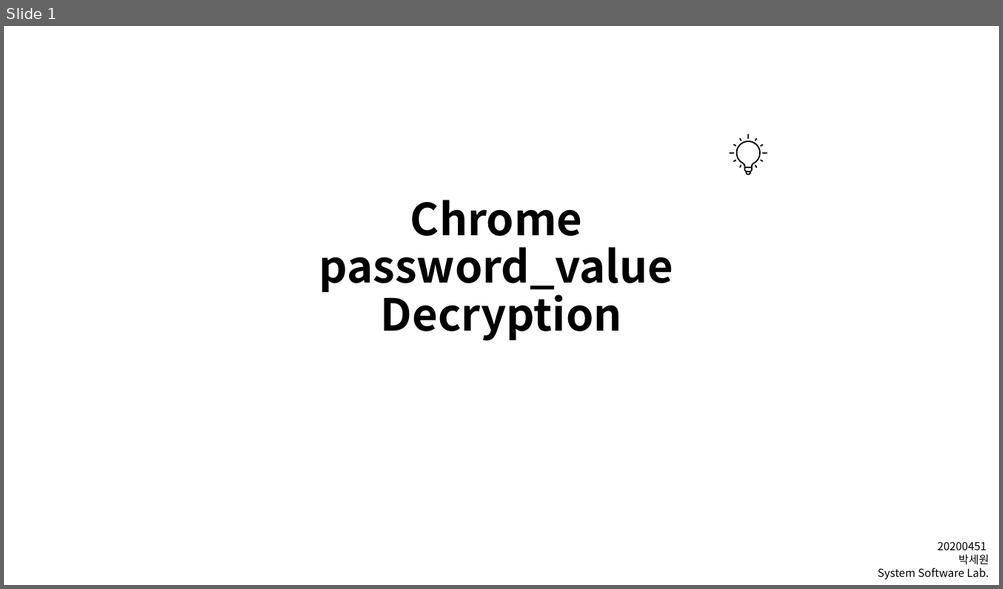
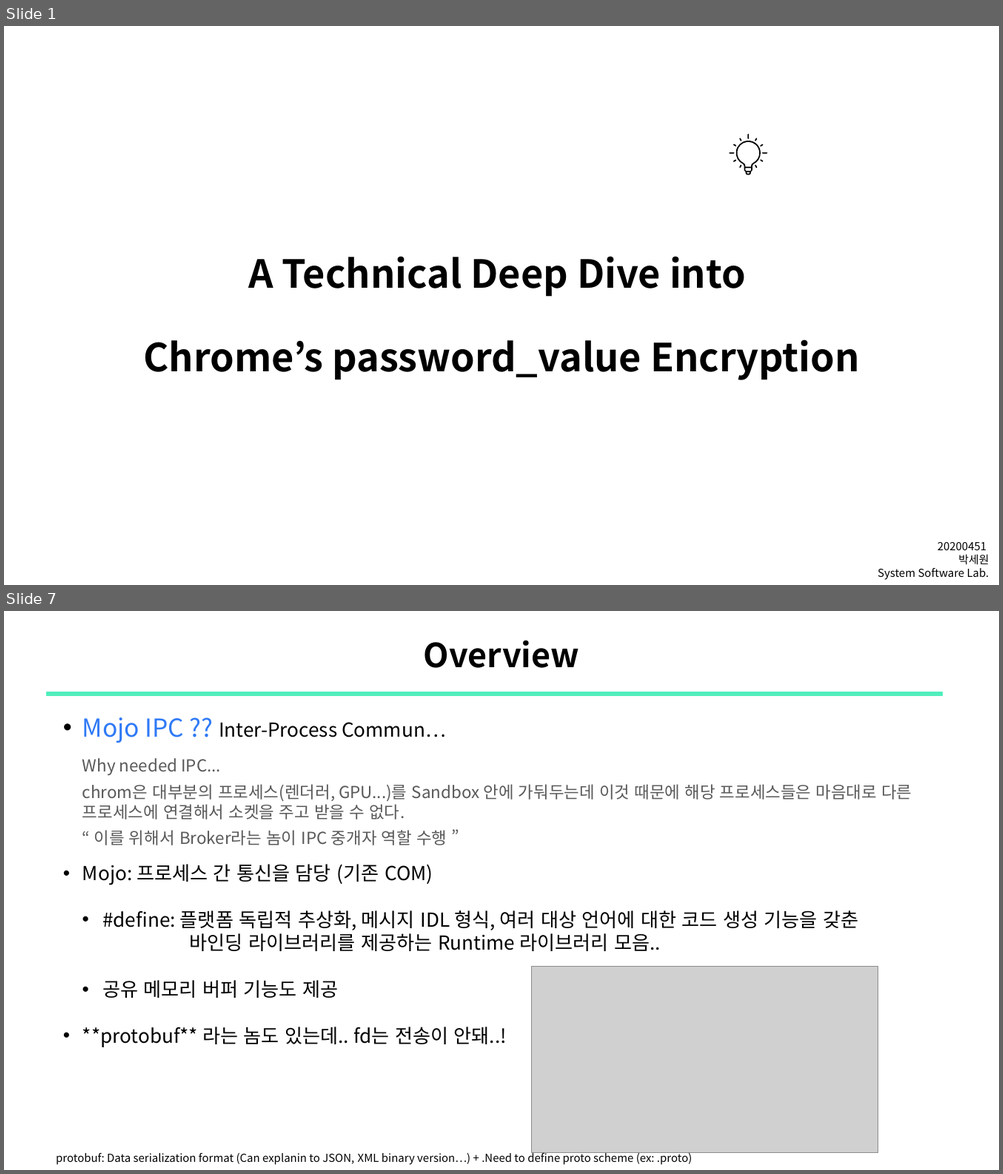
Before and after one commit to sewonpark-sec/SSL-Seminar, a slide deck: 15_Chrome_PW_Decryption.pptx. Shown one above the other, each under a label of ours: slide 1 before the commit, slides 1 and 7 after it; the slides between them are not shown. The pictures are 1003x589 and 1003x1174 pixels, drawn with LibreOffice and Linux fonts; fonts in the diff are those of the drawing; grey boxes stand for pictures. Boxes give left, top, right and bottom in pixels: in the first picture for what was removed or moved away, otherwise in the second. Text is boxed around its words. In the diff, an @@ line names an element or a change of style, - is before the commit and + after.

Commit message:
upload: Chrome PW Decryption

```diff
--- a/15_Chrome_PW_Decryption.pptx
+++ b/15_Chrome_PW_Decryption.pptx
@@ slide 7 added at [4, 611, 999, 1170], background #FFFFFF @@
@@ title added at [424, 640, 579, 668], 24 pt, text #000000, bold @@
+Overview
@@ line added from (45, 694) to (943, 694), #51EEBC 3 pt @@
@@ text added at [82, 718, 911, 1048], 14 pt, text #000000 @@
+    • Mojo IPC ?? Inter-Process Commun…
+      Why needed IPC...
+      chrom은 대부분의 프로세스(렌더러, GPU...)를 Sandbox 안에 가둬두는데 이것 때문에 해당 프로세스들은 마음대로 다른 프로세스에 연결해서 소켓을 주고 받을 수 없다.
+      “ 이를 위해서 Broker라는 놈이 IPC 중개자 역할 수행 ”
+    • Mojo: 프로세스 간 통신을 담당 (기존 COM)
+    • #define: 플랫폼 독립적 추상화, 메시지 IDL 형식, 여러 대상 언어에 대한 코드 생성 기능을 갖춘
+    바인딩 라이브러리를 제공하는 Runtime 라이브러리 모음..
+    • 공유 메모리 버퍼 기능도 제공
+    • **protobuf** 라는 놈도 있는데.. fd는 전송이 안돼..!
@@ picture added at [531, 967, 877, 1154] @@
@@ text added at [56, 1151, 691, 1165], 8 pt, text #000000 @@
+protobuf: Data serialization format (Can explanin to JSON, XML binary version…) + .Need to define proto scheme (ex: .proto)
@@ slide 1 changed as well @@
@@ title at [144, 256, 859, 380]: text changed; size 32 to 28 pt @@
-Chrome
-password_value
-Decryption
+A Technical Deep Dive into
+Chrome’s password_value Encryption
```
Also in this commit, not shown: 2 other slides changed, 19 other slides added, 9 slides removed.
